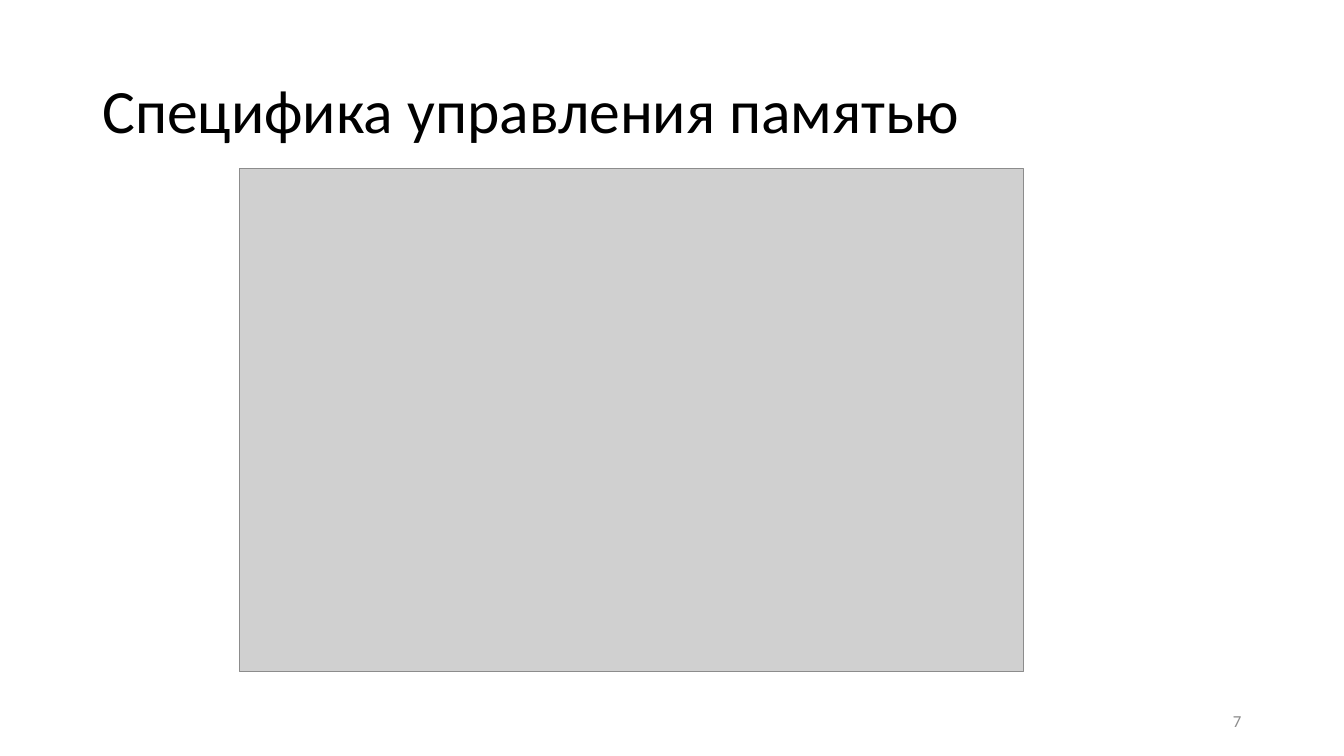
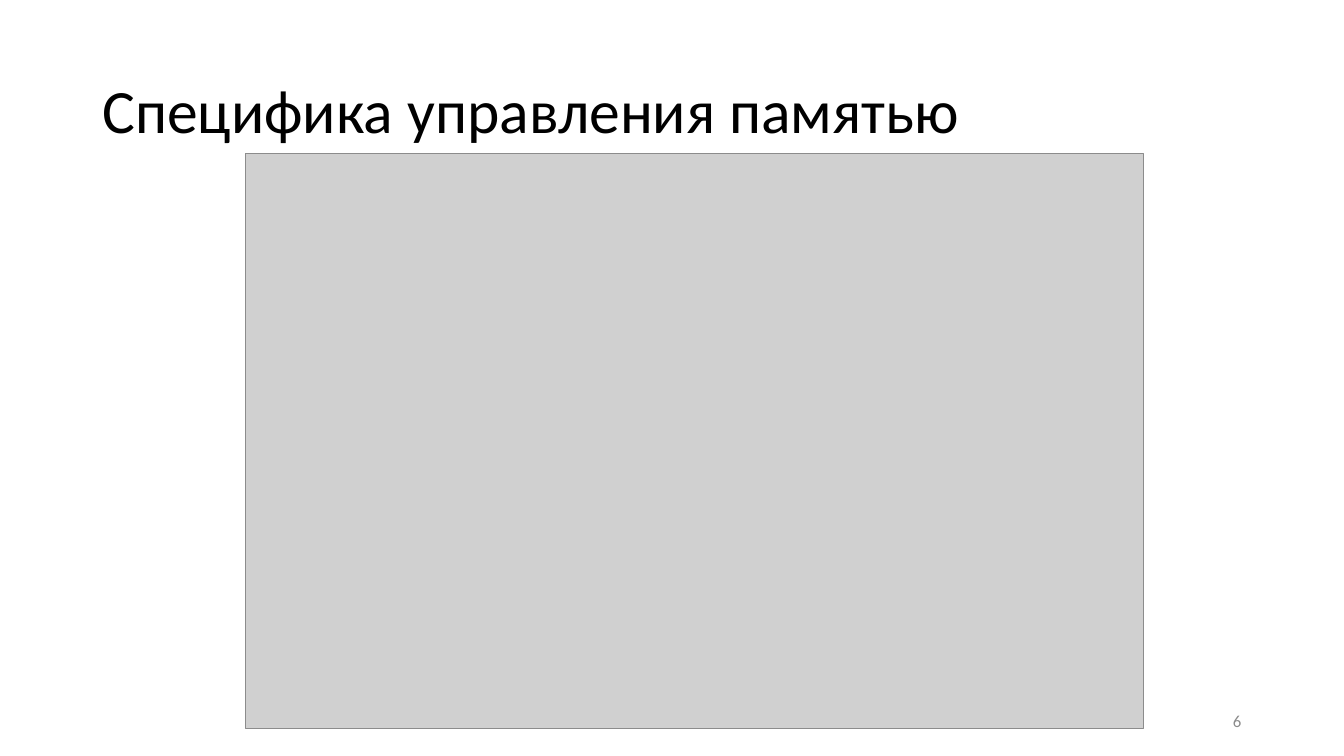
Before and after one commit to masterCopipaster/mag_diploma, a slide deck: slide 6 of Адаптация Операционной системы NetBSD к гетерогенной вычислительной системе.pptx (slide 7 before the commit). Drawn at 1344x756 pixels with LibreOffice and Linux fonts; fonts in the diff are those of the drawing; grey boxes stand for pictures. Boxes give left, top, right and bottom in pixels: in the first picture for what was removed or moved away, otherwise in the second. Text is boxed around its words. In the diff, an @@ line names an element or a change of style, - is before the commit and + after.

```diff
--- a/Адаптация Операционной системы NetBSD к гетерогенной вычислительной системе.pptx
+++ b/Адаптация Операционной системы NetBSD к гетерогенной вычислительной системе.pptx
@@ picture resized from (x1=240, y1=168, x2=1024, y2=671) to (x1=246, y1=153, x2=1144, y2=729) @@
@@ page number at (x1=1233, y1=716, x2=1241, y2=727): text changed @@
-7
+6
```
Also in this commit, not shown: 2 other slides changed, 5 slides added, 3 slides removed, 43 other files.
